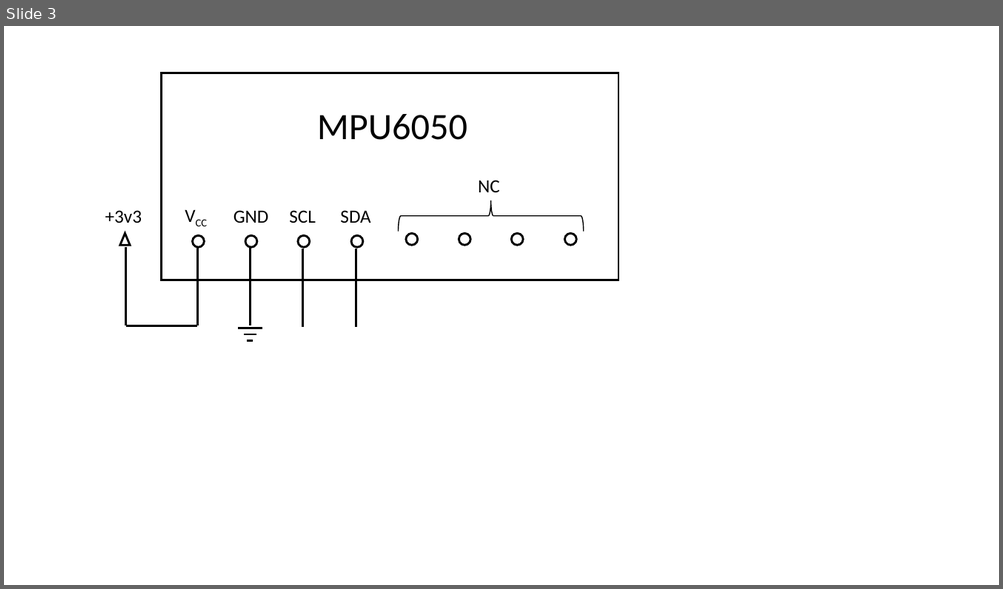
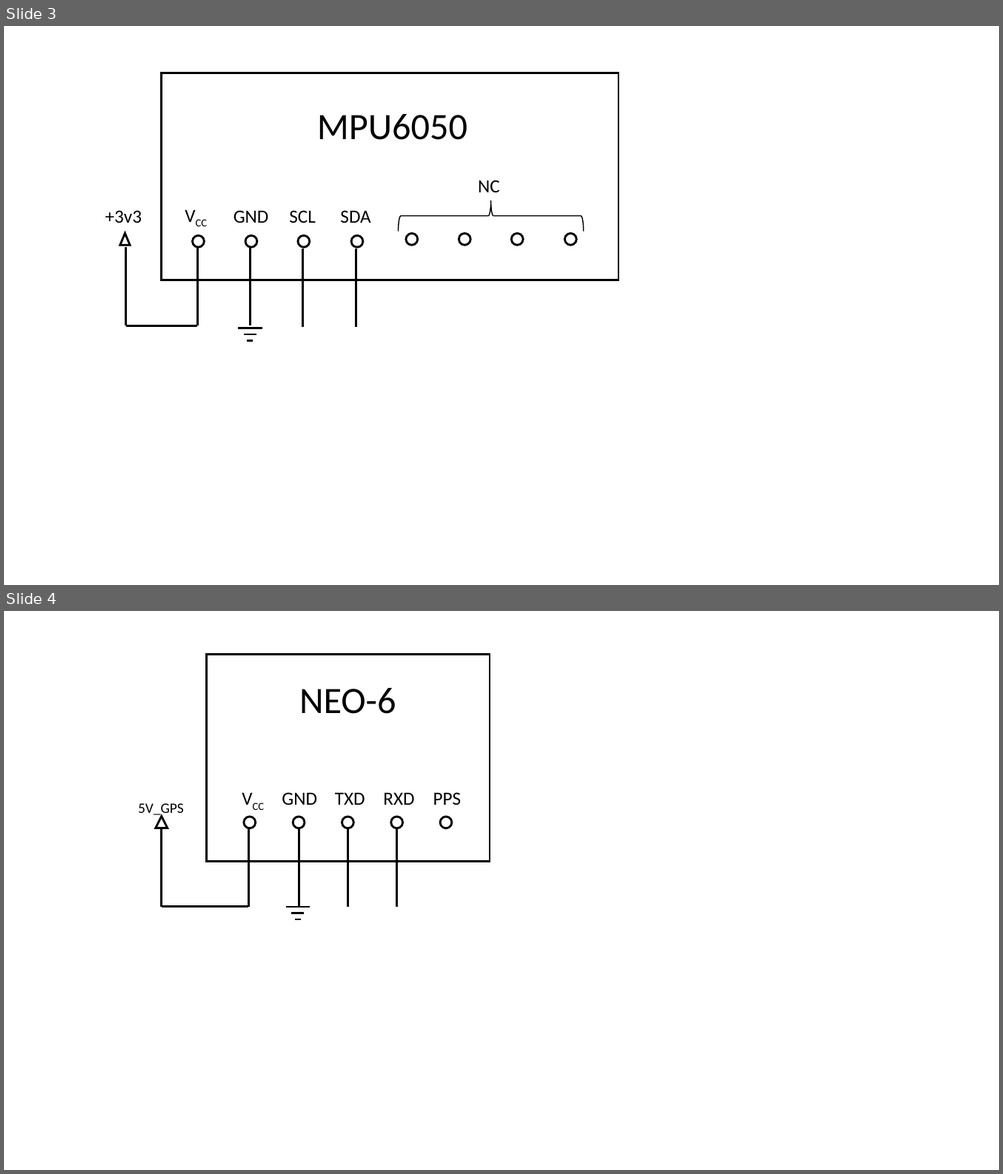
Before and after one commit to HAW-MeS-W19-STP-1a/firmware, a slide deck: doc/Peripherie_Bilder.pptx. Shown one above the other, each under a label of ours: slide 3 before the commit, slides 3 and 4 after it. The pictures are 1003x589 and 1003x1174 pixels, drawn with LibreOffice and Linux fonts; fonts in the diff are those of the drawing. Boxes give left, top, right and bottom in pixels: in the first picture for what was removed or moved away, otherwise in the second. Text is boxed around its words. In the diff, an @@ line names an element or a change of style, - is before the commit and + after.

```diff
--- a/doc/Peripherie_Bilder.pptx
+++ b/doc/Peripherie_Bilder.pptx
@@ slide 4 added at (x1=4, y1=611, x2=999, y2=1170), background #FFFFFF @@
@@ group added at (x1=138, y1=654, x2=489, y2=920): 9 lines, 7 texts, 5 ellipses, 1 rectangle, 1 triangle @@
+5V_GPS
+NEO-6
+VCC
+PPS
+RXD
+GND
+TXD
```
